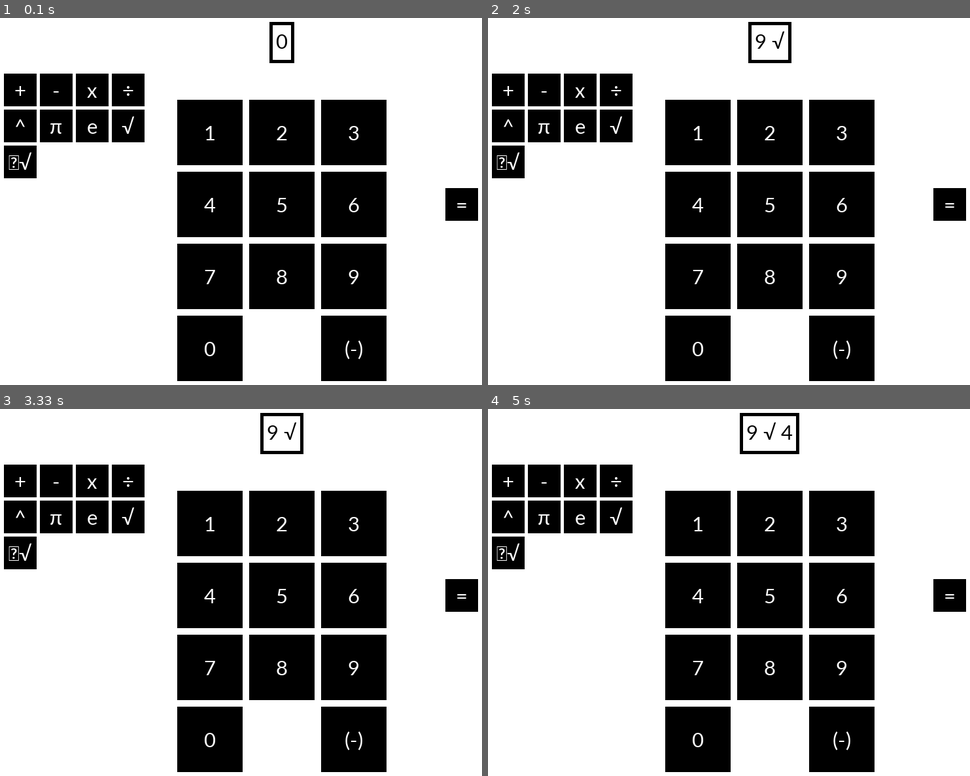
Above: before the commit, frames 1-4 (two rows, left to right).
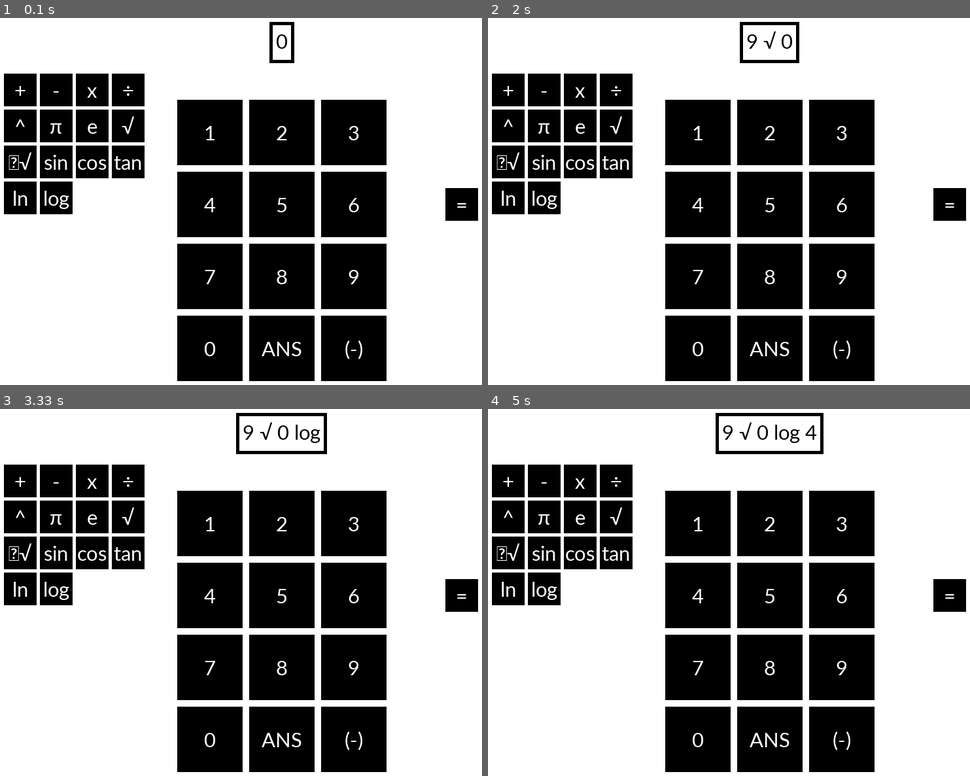
Above: after the commit, the same moments.

Repository: RoyalWeden/hax-coding-olympics
Game: pygame game, started from sunday/main.py
Two runs of this game, one before a commit and one after it. Both use one fixed random seed, a clock stepped at 60 frames per second and the inputs below.
Inputs (mouse positions are in pixels of both pictures, inside the frame that each line leads up to):
- Up to frame 1 (0.1 s): no input
- Up to frame 2 (2 s): click (960, 194) at 0.38 s; click (825, 293) at 0.72 s; click (854, 69) at 1.05 s; click (632, 128) at 1.38 s; click (767, 348) at 1.72 s, where only the run after the commit has a clickable "ANS"
- Up to frame 3 (3.33 s): click (433, 658) at 2.05 s; click (57, 588) at 2.38 s, where only the run after the commit has a clickable "log"; click (404, 526) at 2.72 s; click (outside the picture) at 3.05 s
- Up to frame 4 (5 s): click (632, 665) at 3.38 s; click (767, 431) at 3.72 s, where only the run after the commit has a clickable "9 √ 0 log"; click (892, 544) at 4.55 s; click (714, 581) at 4.88 s

The runs differ from the first frame. In frame 1, 5.2% of the frame differs, in the area x 0-66%, y 34-99%; in frame 2, 5.6%; in frame 3, 5.8%; in frame 4, 5.9%, in the area x 0-70%, y 1-99%.

Commit message:
Added trig and log functions, added ANS button

Diff:
--- a/sunday/main.py
+++ b/sunday/main.py
@@ -18,6 +18,10 @@
 
 mouse = pygame.mouse
 
+def add_ans_to_calc():
+    for d in str(int(calculator.ans)):
+        calculator.enter(int(d))
+
 btn_one = Button(
     screen,
     (res[0]/2-110, res[1]/2-110),
@@ -118,6 +122,16 @@
     color_white,
     lambda: calculator.enter(0)
 )
+btn_ans = Button(
+    screen,
+    (res[0]/2, res[1]/2+220),
+    color_black,
+    (100, 100),
+    'ANS',
+    smallfont,
+    color_white,
+    lambda: add_ans_to_calc()
+)
 btn_negative = Button(
     screen,
     (res[0]/2+110, res[1]/2+220),
@@ -218,6 +232,56 @@
     smallfont,
     color_white,
     lambda: calculator.enter(' √')
+)
+btn_sin = Button(
+    screen,
+    (res[0]/2-345, res[1]/2-65),
+    color_black,
+    (50, 50),
+    'sin',
+    smallfont,
+    color_white,
+    lambda: calculator.enter('sin')
+)
+btn_cos = Button(
+    screen,
+    (res[0]/2-290, res[1]/2-65),
+    color_black,
+    (50, 50),
+    'cos',
+    smallfont,
+    color_white,
+    lambda: calculator.enter('cos')
+)
+btn_tan = Button(
+    screen,
+    (res[0]/2-235, res[1]/2-65),
+    color_black,
+    (50, 50),
+    'tan',
+    smallfont,
+    color_white,
+    lambda: calculator.enter('tan')
+)
+btn_ln = Button(
+    screen,
+    (res[0]/2-400, res[1]/2-10),
+    color_black,
+    (50, 50),
+    'ln',
+    smallfont,
+    color_white,
+    lambda: calculator.enter('ln')
+)
+btn_log = Button(
+    screen,
+    (res[0]/2-345, res[1]/2-10),
+    color_black,
+    (50, 50),
+    'log',
+    smallfont,
+    color_white,
+    lambda: calculator.enter('log')
 )
 
 
@@ -251,6 +315,7 @@
     btn_eight,
     btn_nine,
     btn_zero,
+    btn_ans,
     btn_negative,
     btn_plus,
     btn_minus,
@@ -261,6 +326,11 @@
     btn_e,
     btn_sqrt,
     btn_root,
+    btn_sin,
+    btn_cos,
+    btn_tan,
+    btn_ln,
+    btn_log,
     btn_equal,
     text_answer
 ]
--- a/sunday/src/calculator.py
+++ b/sunday/src/calculator.py
@@ -11,7 +11,12 @@
         '/',
         '^',
         '√',
-        ' √'
+        ' √',
+        'sin',
+        'cos',
+        'tan',
+        'ln',
+        'log'
     ]
 
     def __init__(self):
@@ -83,7 +88,7 @@
                 num2 = None if x+1==len(self.calculation) else self.calculation[x+1]
             answer = self.operate(num1, operator, num2)
 
-        self.ans = answer
+        self.ans = np.round(answer, 8)
         self.calculation = []
         print(f'Calculated: {self.ans}')
 
@@ -109,6 +114,16 @@
                 return num1*np.sqrt(num2)
             if operation==' √':
                 return num2**(1/num1)
+            if operation=='sin':
+                return num1*np.sin(num2)
+            if operation=='cos':
+                return num1*np.cos(num2)
+            if operation=='tan':
+                return num1*np.tan(num2)
+            if operation=='ln':
+                return num1*np.log(num2)
+            if operation=='log':
+                return num1*np.log(num2)/np.log(10)
 
         except ZeroDivisionError:
             print('Error: Divide by zero')
